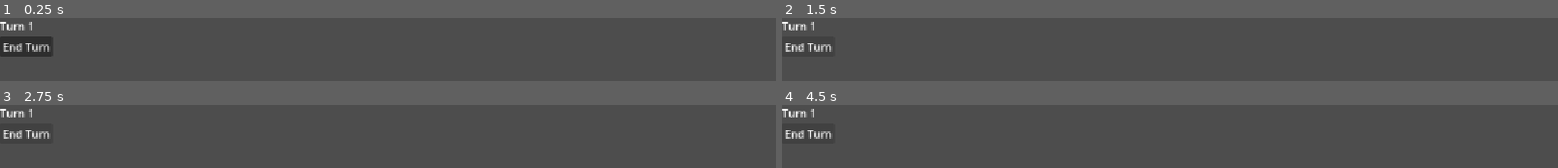
Above: before the commit, frames 1-4 (two rows, left to right).
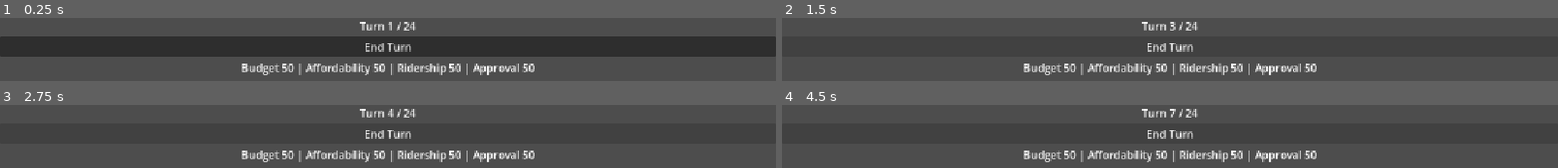
Above: after the commit, the same moments.

Repository: LowPolyPhosphorus/mamdani-simulator
Game: Godot game, scene res://main.tscn
Two runs of this game, one before a commit and one after it. Both use one fixed random seed, a clock stepped at 60 frames per second and the inputs below. Before the commit the project has no main scene; this scene is started directly in both runs.
Inputs:
- Up to frame 1 (0.25 s): no input
- Up to frame 2 (1.5 s): click "End Turn" at 0.5 s; click "End Turn" at 1.25 s
- Up to frame 3 (2.75 s): click "End Turn" at 2 s
- Up to frame 4 (4.5 s): tap Enter at 2.75, 4.25 s; tap Space at 3.5 s

The runs differ from the first frame. In frame 1, 34% of the frame differs, in the area x 0-100%, y 6-91%; in frame 2, 5.0%; in frame 3, 5.0%; in frame 4, 4.9%.
Error before the commit: Invalid access to property or key 'pressed' on a base object of type 'null instance'. (res://main.gd:12)

Commit message:
Add GameState autoload with meters

Diff:
--- /dev/null
+++ b/game_state.gd
@@ -0,0 +1,26 @@
+extends Node
+
+signal turn_changed
+signal meters_changed
+
+const MAX_TURNS := 24
+
+var turn: int = 1
+var budget: int = 50
+var affordability: int = 50
+var ridership: int = 50
+var approval: int = 50
+
+
+func end_turn() -> void:
+	turn += 1
+	turn_changed.emit()
+
+
+func change_meter(meter: String, amount: int) -> void:
+	set(meter, clampi(get(meter) + amount, 0, 100))
+	meters_changed.emit()
+
+
+func is_term_over() -> bool:
+	return turn > MAX_TURNS
--- a/main.gd
+++ b/main.gd
@@ -1,26 +1,23 @@
 extends Control
 
-const MAX_TURNS := 24
-
-var turn: int = 1
-
 @onready var turn_label: Label = %TurnLabel
+@onready var meters_label: Label = %MetersLabel
 @onready var end_turn_button: Button = %EndTurnButton
 
 
 func _ready() -> void:
-	end_turn_button.pressed.connect(_on_end_turn_pressed)
-	_update_ui()
-
-
-func _on_end_turn_pressed() -> void:
-	turn += 1
+	end_turn_button.pressed.connect(GameState.end_turn)
+	GameState.turn_changed.connect(_update_ui)
+	GameState.meters_changed.connect(_update_ui)
 	_update_ui()
 
 
 func _update_ui() -> void:
-	if turn > MAX_TURNS:
+	if GameState.is_term_over():
 		turn_label.text = "Term over"
 		end_turn_button.disabled = true
 	else:
-		turn_label.text = "Turn %d / %d" % [turn, MAX_TURNS]
+		turn_label.text = "Turn %d / %d" % [GameState.turn, GameState.MAX_TURNS]
+	meters_label.text = "Budget %d | Affordability %d | Ridership %d | Approval %d" % [
+		GameState.budget, GameState.affordability, GameState.ridership, GameState.approval
+	]
--- a/main.tscn
+++ b/main.tscn
@@ -12,14 +12,27 @@
 script = ExtResource("1_ig7tw")
 
 [node name="VBoxContainer" type="VBoxContainer" parent="." unique_id=982329414]
-layout_mode = 0
-offset_right = 40.0
-offset_bottom = 40.0
+custom_minimum_size = Vector2(500, 0)
+layout_mode = 1
+anchors_preset = 15
+anchor_right = 1.0
+anchor_bottom = 1.0
+grow_horizontal = 2
+grow_vertical = 2
 
-[node name="Label" type="Label" parent="VBoxContainer" unique_id=282290433]
+[node name="TurnLabel" type="Label" parent="VBoxContainer" unique_id=282290433]
+unique_name_in_owner = true
 layout_mode = 2
 text = "Turn 1"
+horizontal_alignment = 1
 
-[node name="Button" type="Button" parent="VBoxContainer" unique_id=284163491]
+[node name="EndTurnButton" type="Button" parent="VBoxContainer" unique_id=284163491]
+unique_name_in_owner = true
+custom_minimum_size = Vector2(300, 0)
 layout_mode = 2
 text = "End Turn"
+
+[node name="MetersLabel" type="Label" parent="VBoxContainer" unique_id=484055056]
+unique_name_in_owner = true
+layout_mode = 2
+horizontal_alignment = 1
--- a/project.godot
+++ b/project.godot
@@ -11,8 +11,13 @@
 [application]
 
 config/name="mamdani-simulator"
+run/main_scene="uid://dh0sy75w0m1g"
 config/features=PackedStringArray("4.7", "GL Compatibility")
 config/icon="res://icon.svg"
+
+[autoload]
+
+GameState="*uid://bnuatvsw68qm3"
 
 [display]
 
Not shown, added: game_state.gd.uid
